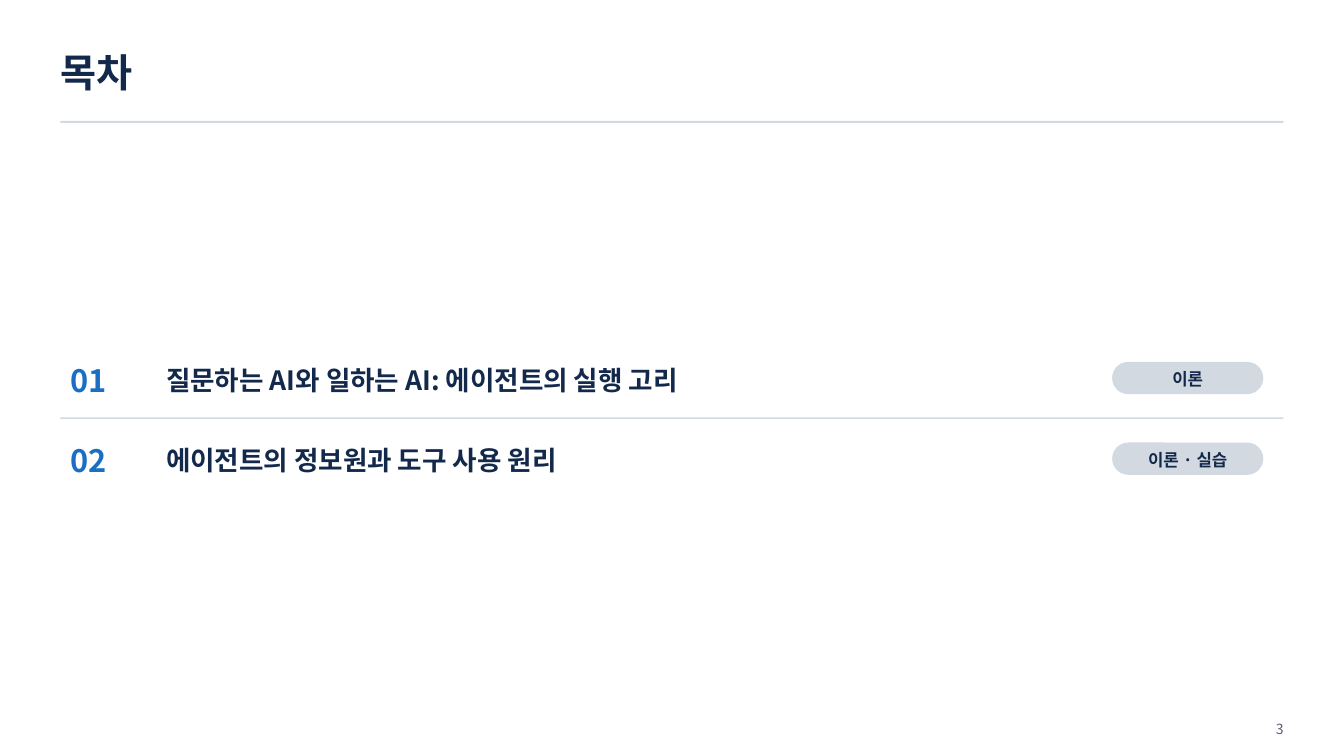
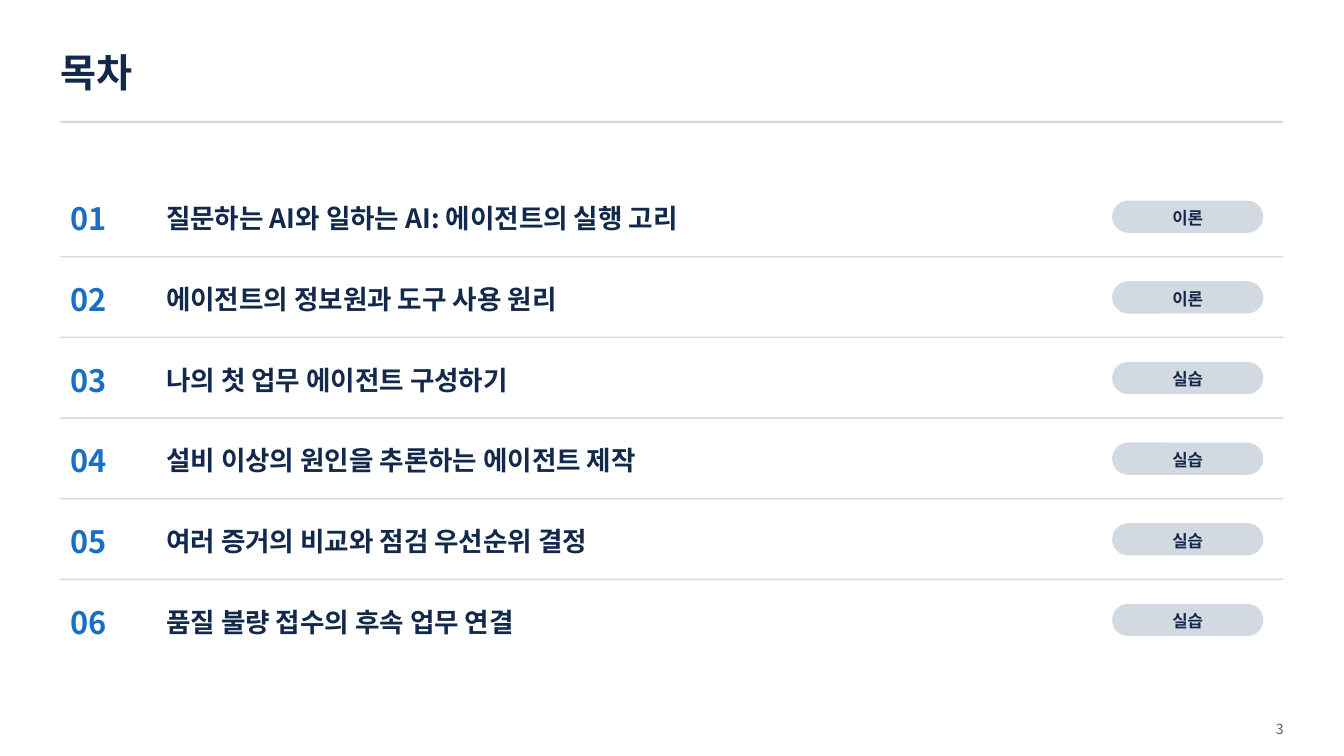
Before and after one commit to uengine-oss/hyd-iot-edu, a slide deck: slide 3 of docs/교재/통합반_오프라인/05회차/통합반_오프라인_05회차.pptx. Drawn at 1344x756 pixels with LibreOffice and Linux fonts; fonts in the diff are those of the drawing. Boxes give left, top, right and bottom in pixels: in the first picture for what was removed or moved away, otherwise in the second. Text is boxed around its words. In the diff, an @@ line names an element or a change of style, - is before the commit and + after.

```diff
--- a/docs/교재/통합반_오프라인/05회차/통합반_오프라인_05회차.pptx
+++ b/docs/교재/통합반_오프라인/05회차/통합반_오프라인_05회차.pptx
@@ rounded rectangle added at bbox=[1112, 201, 1263, 233], fill #D3D9E1 @@
@@ text added at bbox=[1172, 210, 1203, 226], 12 pt, text #13294B, bold @@
+이론
@@ rectangle added at bbox=[60, 256, 1284, 257], fill #D3D9E1 @@
@@ 4 texts: place and size @@
-4 texts at bbox=[70, 367, 678, 473]
+4 texts at bbox=[70, 205, 678, 312]
@@ text "이론": place and size @@
-text "이론" at bbox=[1172, 371, 1203, 387]
+text "이론" at bbox=[1172, 291, 1203, 307]
@@ rounded rectangle added at bbox=[1112, 281, 1263, 314], fill #D3D9E1 @@
@@ rectangle added at bbox=[60, 337, 1284, 338], fill #D3D9E1 @@
@@ text added at bbox=[70, 368, 106, 393], 22 pt, text #1A6FC4, bold @@
+03
@@ text added at bbox=[166, 367, 508, 393], 19 pt, text #13294B, bold @@
+나의 첫 업무 에이전트 구성하기
@@ text added at bbox=[1172, 371, 1203, 387], 12 pt, text #13294B, bold @@
+실습
@@ text added at bbox=[70, 449, 106, 473], 22 pt, text #1A6FC4, bold @@
+04
@@ text added at bbox=[166, 447, 636, 473], 19 pt, text #13294B, bold @@
+설비 이상의 원인을 추론하는 에이전트 제작
@@ text at bbox=[1172, 452, 1203, 468]: text changed @@
-이론 · 실습
+실습
@@ rectangle added at bbox=[60, 498, 1284, 499], fill #D3D9E1 @@
@@ text added at bbox=[70, 530, 106, 554], 22 pt, text #1A6FC4, bold @@
+05
@@ text added at bbox=[166, 528, 587, 554], 19 pt, text #13294B, bold @@
+여러 증거의 비교와 점검 우선순위 결정
@@ rounded rectangle added at bbox=[1112, 523, 1263, 556], fill #D3D9E1 @@
@@ text added at bbox=[1172, 533, 1203, 549], 12 pt, text #13294B, bold @@
+실습
@@ rectangle added at bbox=[60, 579, 1284, 580], fill #D3D9E1 @@
@@ text added at bbox=[70, 610, 106, 635], 22 pt, text #1A6FC4, bold @@
+06
@@ text added at bbox=[166, 609, 514, 635], 19 pt, text #13294B, bold @@
+품질 불량 접수의 후속 업무 연결
@@ rounded rectangle added at bbox=[1112, 604, 1263, 636], fill #D3D9E1 @@
@@ text added at bbox=[1172, 613, 1203, 629], 12 pt, text #13294B, bold @@
+실습
```
Also in this commit, not shown: 11 other slides changed, 1 slide added, 28 other files.
